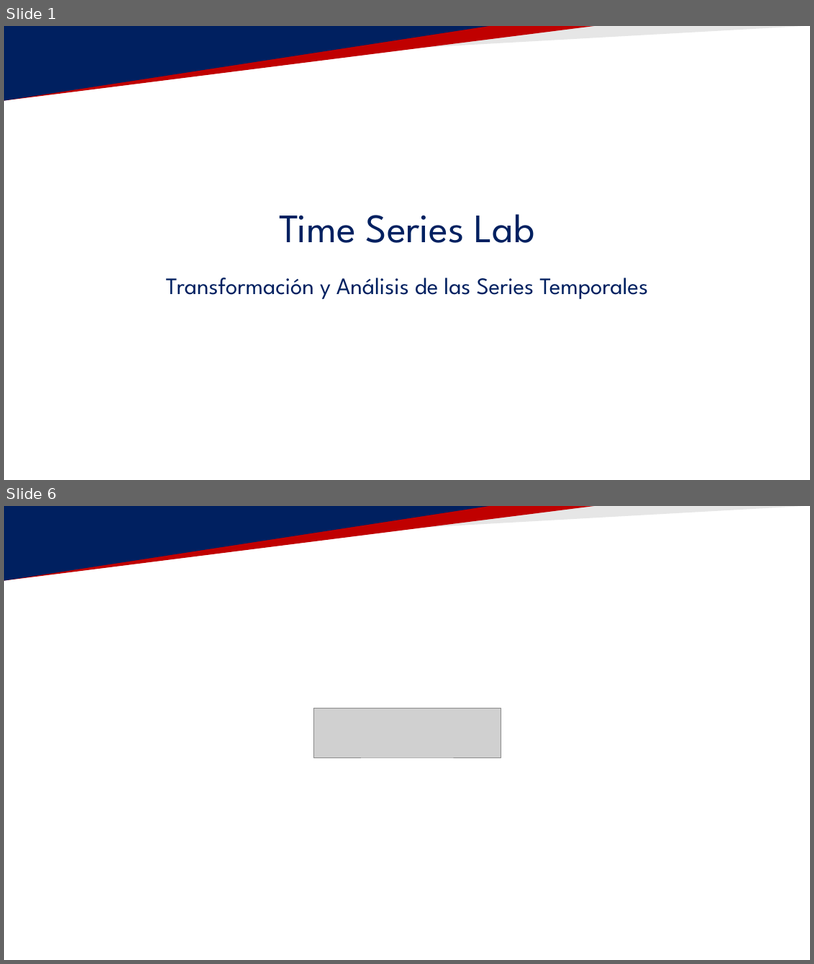
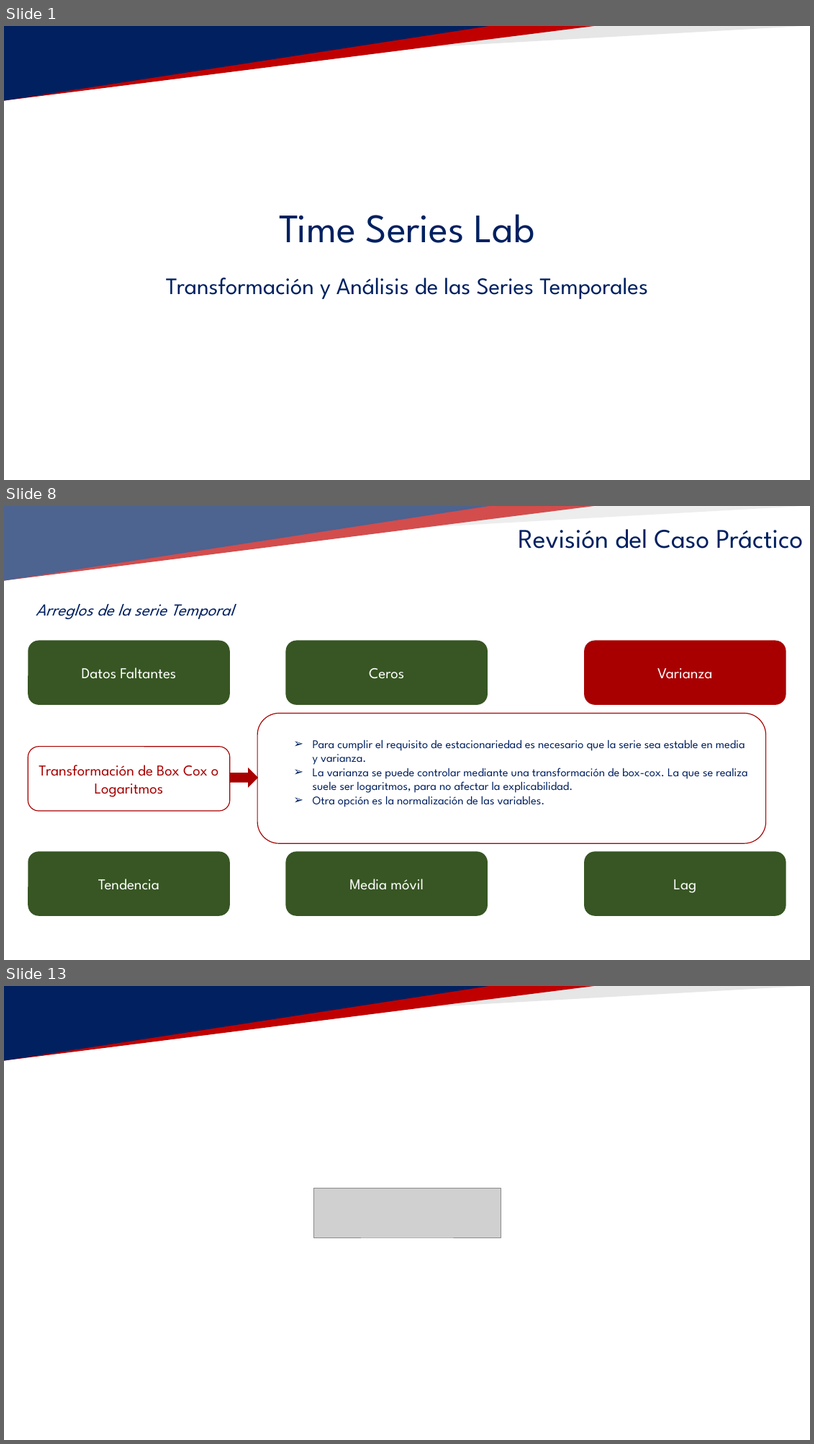
Before and after one commit to TeresaLS/timeseries_lab, a slide deck: 02_PREPARATION/02_PREPARACION_TSLAB.pptx. Shown one above the other, each under a label of ours: slides 1 and 6 before the commit, slides 1, 8 and 13 after it; the slides between them are not shown. The pictures are 814x964 and 814x1444 pixels, drawn with LibreOffice and Linux fonts; fonts in the diff are those of the drawing; grey boxes stand for pictures; background and template pictures are left out. Boxes give left, top, right and bottom in pixels: in the first picture for what was removed or moved away, otherwise in the second. Text is boxed around its words. In the diff, an @@ line names an element or a change of style, - is before the commit and + after.

```diff
--- a/02_PREPARATION/02_PREPARACION_TSLAB.pptx
+++ b/02_PREPARATION/02_PREPARACION_TSLAB.pptx
@@ slide 8 added at [4, 506, 810, 960], background #FFFFFF; not listed: 1 template element that a slide beside it also shows @@
@@ triangle added at [4, 506, 805, 551], fill #E6E6E6 @@
@@ triangle added at [4, 506, 595, 580], fill #C00000 @@
@@ triangle added at [4, 506, 490, 580], fill #002060 @@
@@ text added at [518, 529, 803, 548], 32 pt, text #002060 @@
+Revisión del Caso Práctico
@@ text added at [36, 604, 234, 619], 20 pt, text #002060, italic @@
+Arreglos de la serie Temporal
@@ rounded rectangle added at [28, 641, 230, 705], fill #375623, 18 pt, text #FFFFFF @@
+Datos Faltantes
@@ rounded rectangle added at [286, 641, 488, 705], fill #375623, 18 pt, text #FFFFFF @@
+Ceros
@@ rounded rectangle added at [585, 641, 787, 705], fill #A80000, 18 pt, text #FFFFFF @@
+Varianza
@@ rounded rectangle added at [257, 713, 766, 843], fill #FFFFFF, outline #A80000 1 pt @@
@@ text added at [313, 739, 748, 807], 14 pt, text #002060 @@
+  ➢ Para cumplir el requisito de estacionariedad es necesario que la serie sea estable en media y varianza.
+  ➢ La varianza se puede controlar mediante una transformación de box-cox. La que se realiza suele ser logaritmos, para no afectar la explicabilidad.
+  ➢ Otra opción es la normalización de las variables.
@@ rounded rectangle added at [28, 746, 230, 811], fill #FFFFFF, outline #A80000 1 pt, 18 pt, text #A80000 @@
+Transformación de Box Cox o Logaritmos
@@ right arrow added at [230, 769, 258, 786], fill #A80000, outline #A80000 1 pt @@
@@ rounded rectangle added at [28, 852, 230, 916], fill #375623, 18 pt, text #FFFFFF @@
+Tendencia
@@ rounded rectangle added at [286, 852, 488, 916], fill #375623, 18 pt, text #FFFFFF @@
+Media móvil
@@ rounded rectangle added at [585, 852, 787, 916], fill #375623, 18 pt, text #FFFFFF @@
+Lag
@@ what was slide 6 is now slide 13 @@
```
Also in this commit, not shown: 4 slides changed, 6 other slides added.
